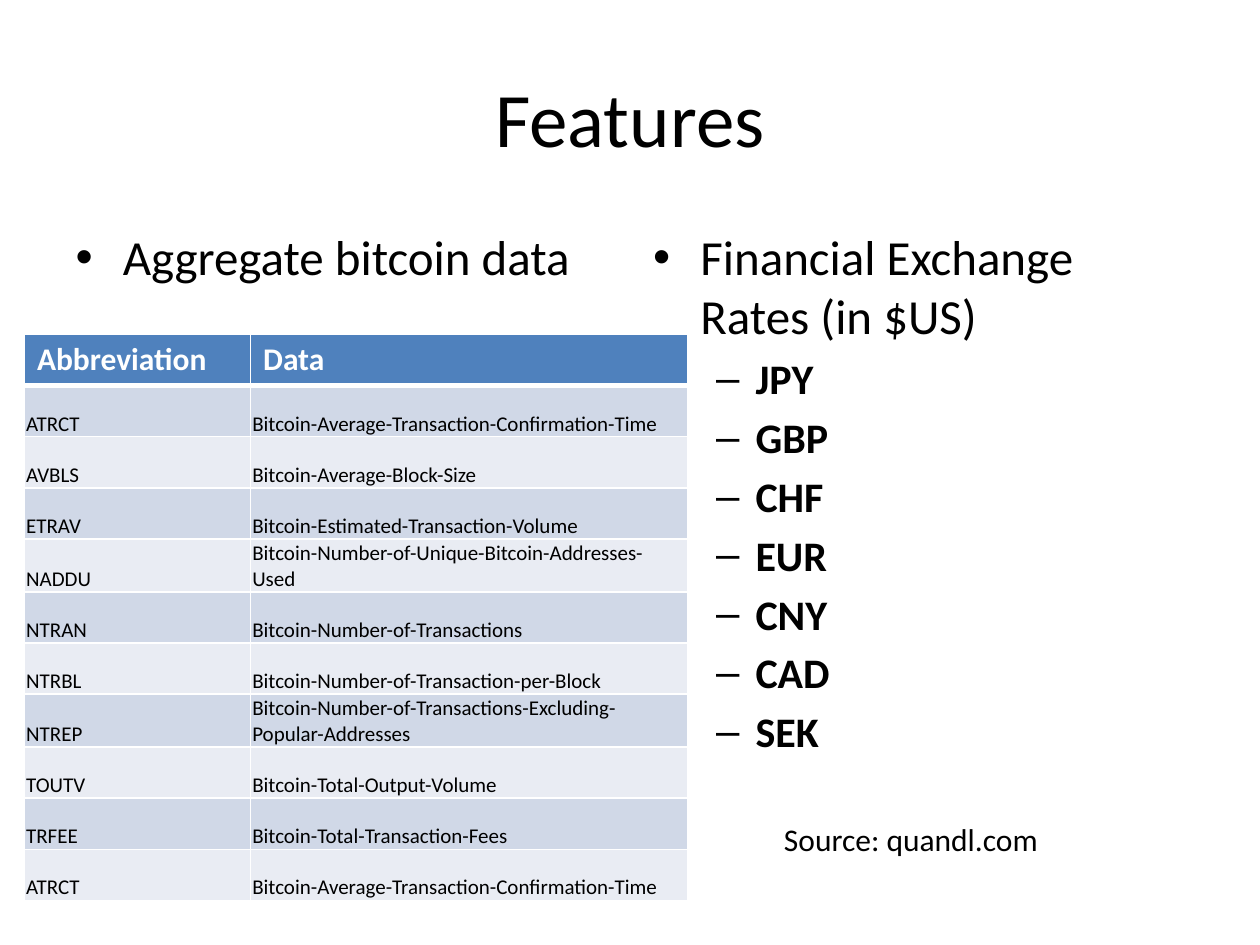
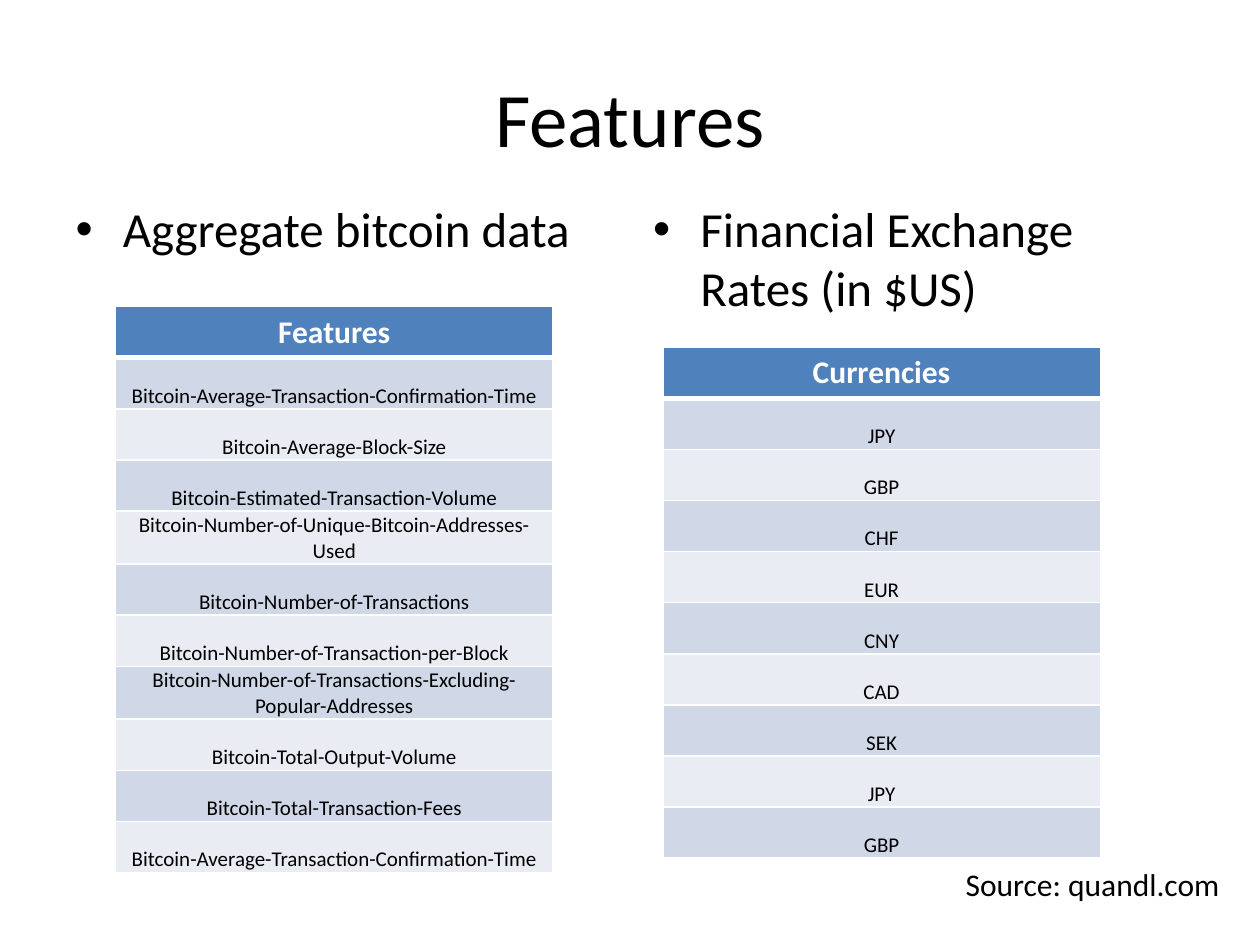
Before and after one commit to dc1340/cornell_data_hackathon_2_2016, a slide deck: slide 10 of Hackathon_Presentation.pptx (slide 9 before the commit). Drawn at 1260x945 pixels with LibreOffice and Linux fonts; fonts in the diff are those of the drawing. Boxes give left, top, right and bottom in pixels: in the first picture for what was removed or moved away, otherwise in the second. Text is boxed around its words. In the diff, an @@ line names an element or a change of style, - is before the commit and + after.

```diff
--- a/Hackathon_Presentation.pptx
+++ b/Hackathon_Presentation.pptx
@@ text "Aggregate bitcoin data" moved from (x1=123, y1=241, x2=570, y2=284) to (x1=123, y1=213, x2=570, y2=256) @@
@@ text "Financial Exchange Rates (in $US)" moved from (x1=700, y1=241, x2=1074, y2=748) to (x1=700, y1=213, x2=1074, y2=313) @@
@@ table at (x1=116, y1=306, x2=553, y2=874) @@
-column 1: Abbreviation | ATRCT | AVBLS | ETRAV | NADDU | NTRAN | NTRBL | NTREP | TOUTV | TRFEE | ATRCT
-column 2: Data | Bitcoin-Average-Transaction-Confirmation-Time | Bitcoin-Average-Block-Size | Bitcoin-Estimated-Transaction-Volume | Bitcoin-Number-of-Unique-Bitcoin-Addresses-Used | Bitcoin-Number-of-Transactions | Bitcoin-Number-of-Transaction-per-Block | Bitcoin-Number-of-Transactions-Excluding-Popular-Addresses | Bitcoin-Total-Output-Volume | Bitcoin-Total-Transaction-Fees | Bitcoin-Average-Transaction-Confirmation-Time
+column 1: Features | Bitcoin-Average-Transaction-Confirmation-Time | Bitcoin-Average-Block-Size | Bitcoin-Estimated-Transaction-Volume | Bitcoin-Number-of-Unique-Bitcoin-Addresses-Used | Bitcoin-Number-of-Transactions | Bitcoin-Number-of-Transaction-per-Block | Bitcoin-Number-of-Transactions-Excluding-Popular-Addresses | Bitcoin-Total-Output-Volume | Bitcoin-Total-Transaction-Fees | Bitcoin-Average-Transaction-Confirmation-Time
@@ table resized from (x1=24, y1=335, x2=688, y2=902) to (x1=116, y1=306, x2=553, y2=874) @@
@@ table added at (x1=663, y1=348, x2=1100, y2=863), 10 rows, 1 columns @@
+Currencies
+JPY
+GBP
+CHF
+EUR
+CNY
+CAD
+SEK
+JPY
+GBP
@@ text at (x1=756, y1=366, x2=830, y2=748): paragraphs removed @@
-  – JPY
-  – GBP
-  – CHF
-  – EUR
-  – CNY
-  – CAD
-  – SEK
@@ text "Source: quandl.com" moved from (x1=784, y1=829, x2=1038, y2=856) to (x1=966, y1=874, x2=1219, y2=901) @@
```
Also in this commit, not shown: 6 other slides changed, 4 slides added, 2 slides removed.
